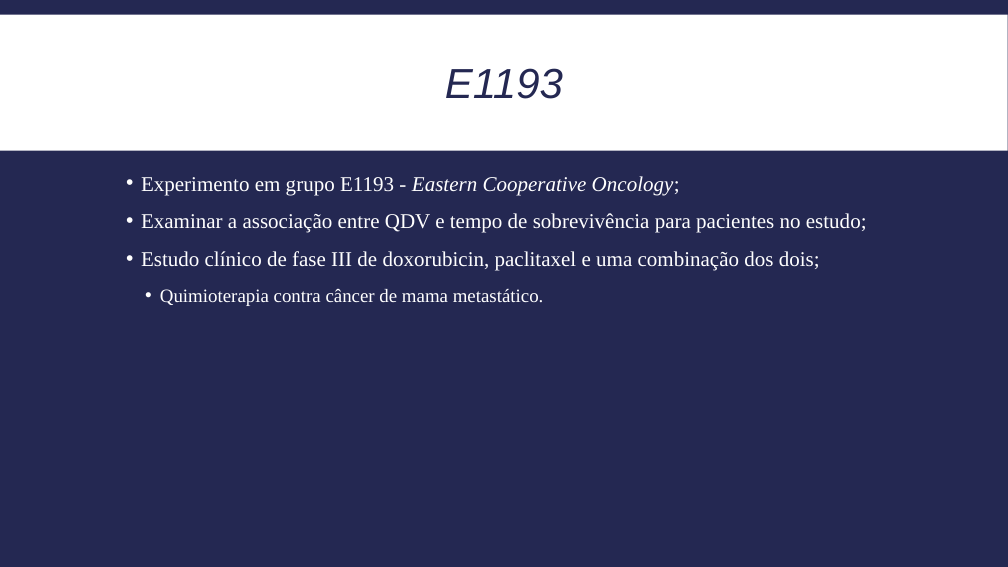
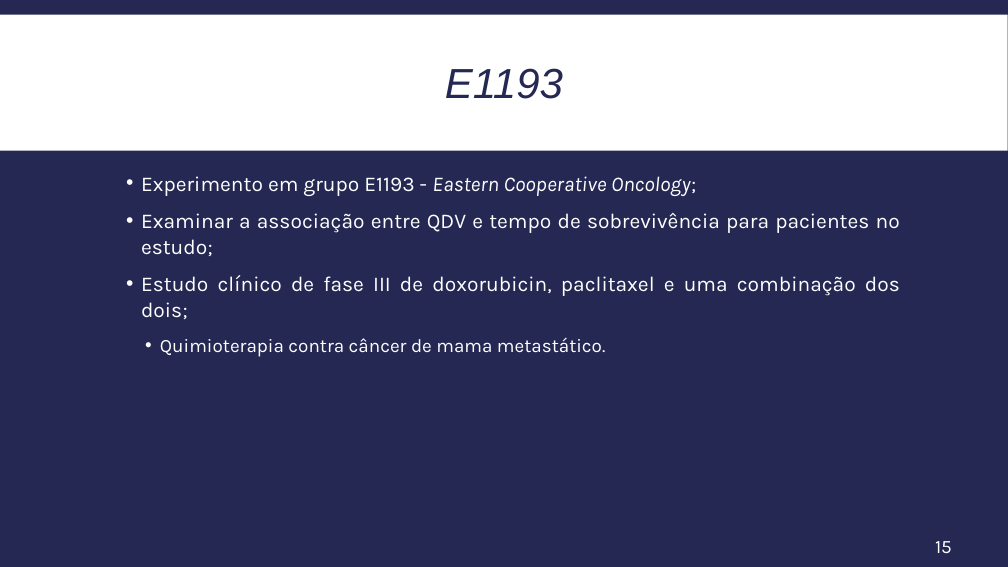
Before and after one commit to itff/Seminarios2, a slide deck: slide 15 of Apresentacao_Editado.pptx. Drawn at 1008x567 pixels with LibreOffice and Linux fonts; fonts in the diff are those of the drawing. Boxes give left, top, right and bottom in pixels: in the first picture for what was removed or moved away, otherwise in the second. Text is boxed around its words. In the diff, an @@ line names an element or a change of style, - is before the commit and + after.

```diff
--- a/Apresentacao_Editado.pptx
+++ b/Apresentacao_Editado.pptx
@@ text "Experimento em grupo E1193 - ..." at box(141, 176, 900, 357): font Times New Roman to Karla @@
@@ page number added at box(935, 541, 952, 554), 18 pt, text #FFFFFF @@
+15
```
Also in this commit, not shown: 31 other slides changed, 1 slide removed.
